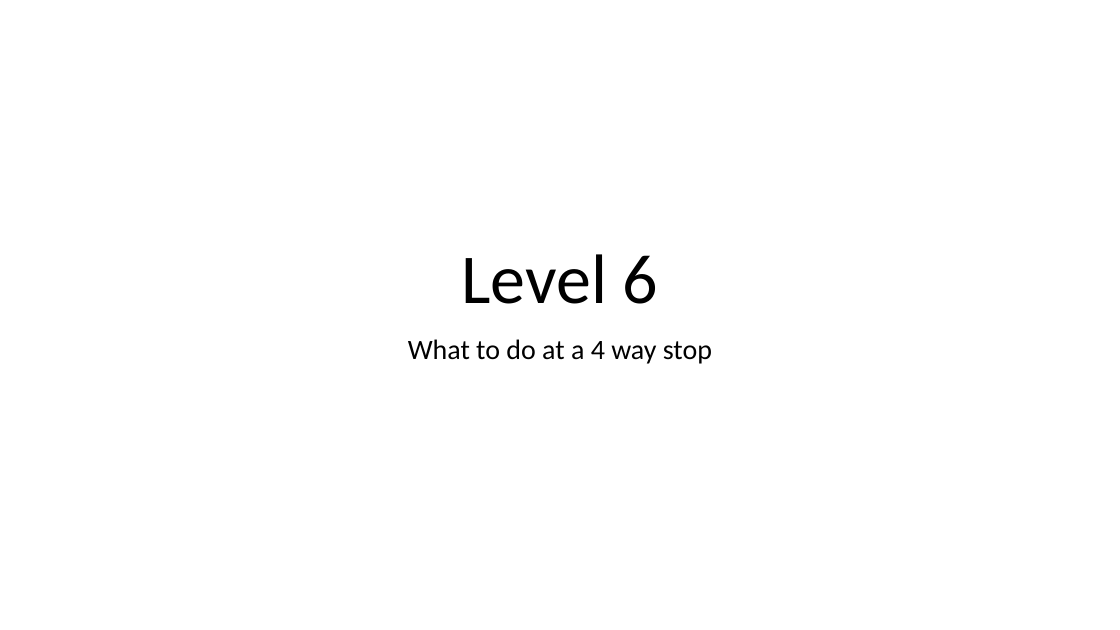
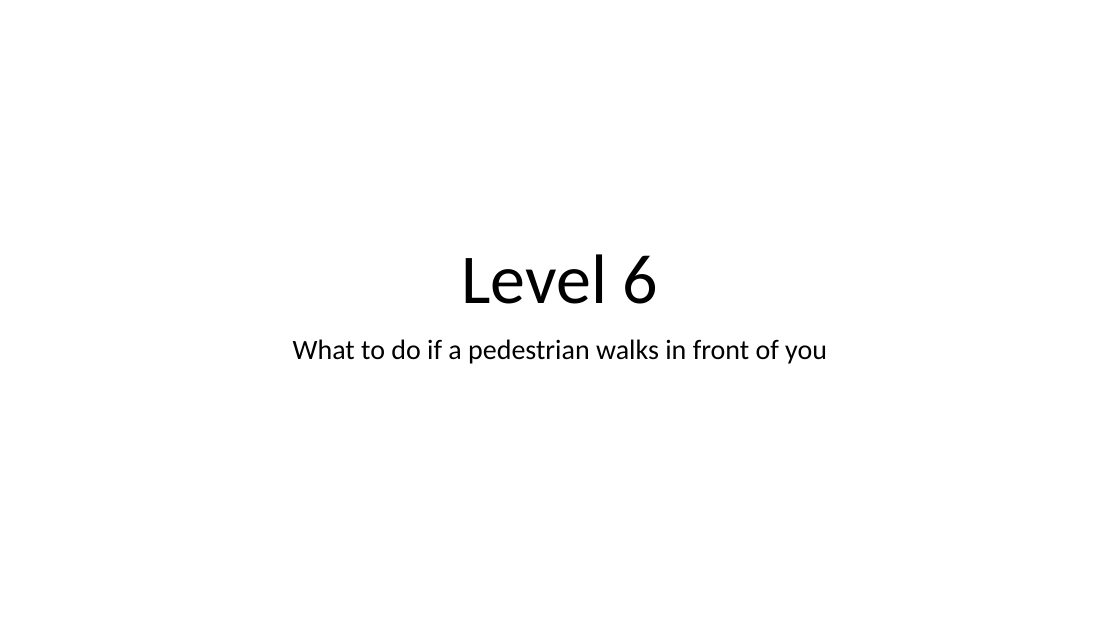
Before and after one commit to pancake423/driving-simulator, a slide deck: slide 1 of refs/level 6 through 10.pptm. Drawn at 1120x630 pixels with LibreOffice and Linux fonts; fonts in the diff are those of the drawing. Boxes give left, top, right and bottom in pixels: in the first picture for what was removed or moved away, otherwise in the second. Text is boxed around its words. In the diff, an @@ line names an element or a change of style, - is before the commit and + after.

Commit message:
changed text in the power point

```diff
--- a/refs/level 6 through 10.pptm
+++ b/refs/level 6 through 10.pptm
@@ subtitle at [293,339,827,364]: text changed @@
-What to do at a 4 way stop
+What to do if a pedestrian walks in front of you
```
